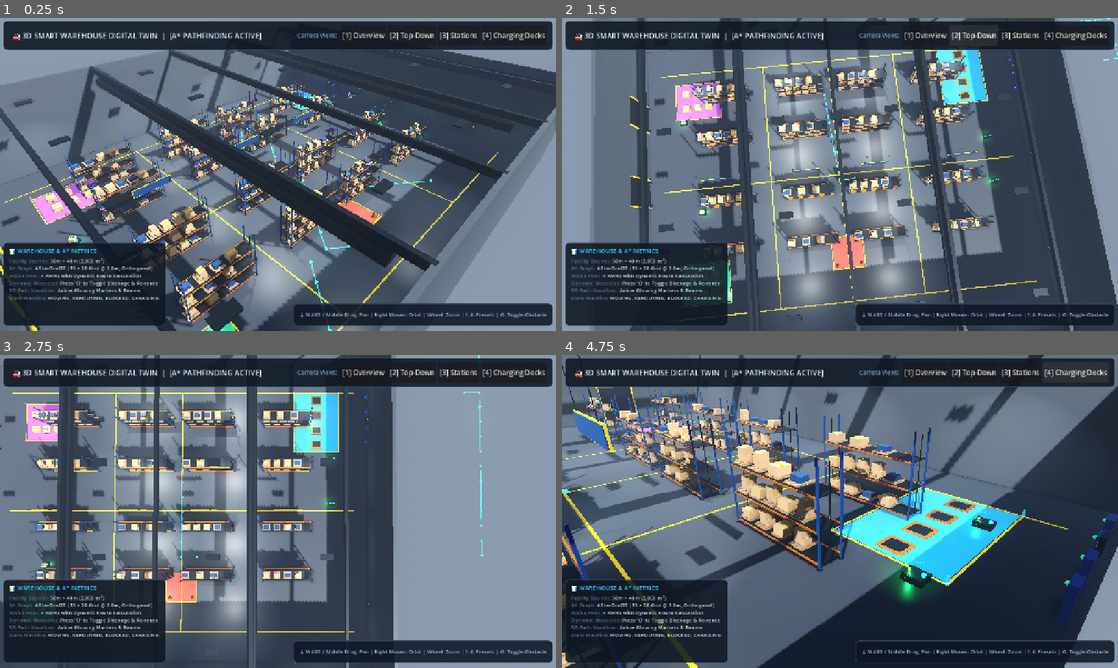
Above: before the commit, frames 1-4 (two rows, left to right).
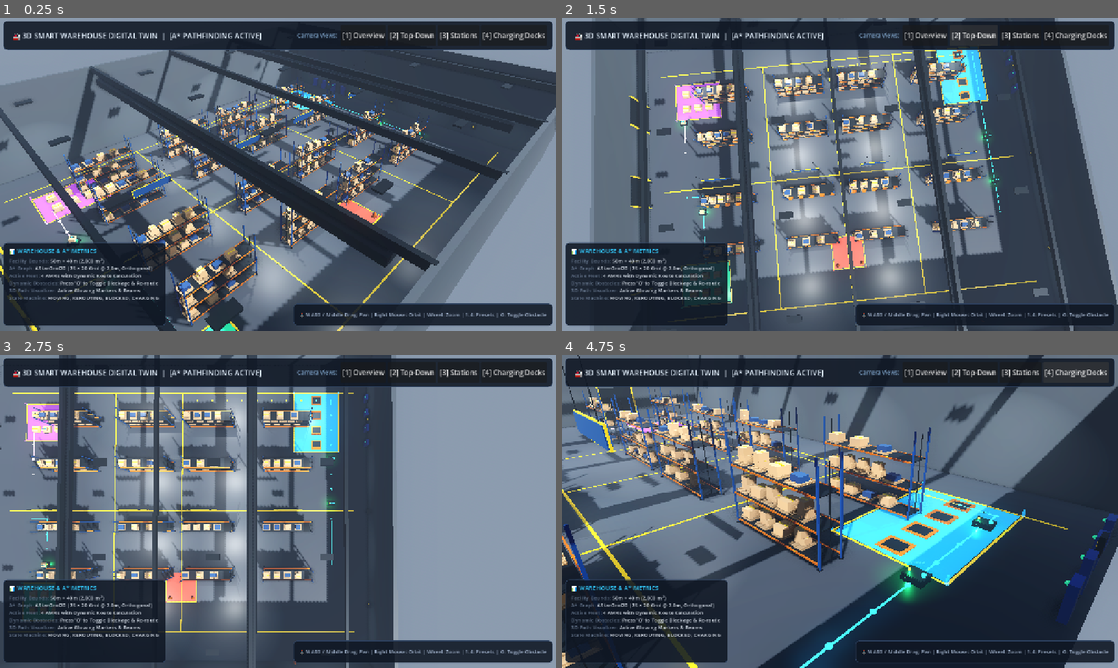
Above: after the commit, the same moments.

Repository: venkatengineer/sih
Game: Godot game, scene res://scenes/main.tscn
Same seed, same stepped clock (60 frames per second), same inputs: the game is played once before the commit and once after it.
Inputs (mouse positions are in pixels of both pictures, inside the frame that each line leads up to):
- Up to frame 1 (0.25 s): no input
- Up to frame 2 (1.5 s): click "[1] Overview" at 0.5 s; click "[2] Top-Down" at 1.25 s
- Up to frame 3 (2.75 s): tap Enter at 2 s; move the mouse to (400, 495) at 2.02 s; hold D from 2.03 s (still down); tap O at 2.1 s; click (400, 495) at 2.17 s
- Up to frame 4 (4.75 s): release D at 2.75 s; drag from (728, 527) to (812, 574) at 2.77 s; click "[3] Stations" at 3.5 s; click "[4] Charging Docks" at 4.25 s

The runs differ from the first frame. In frame 1, 0.2% of the frame differs, in the area x 9-78%, y 23-100%; in frame 2, 0.2%; in frame 3, 0.2%; in frame 4, 1.0%, in the area x 0-79%, y 22-100%.

Commit message:
Fix path visualizer top_level world transform positioning

Diff:
--- a/scripts/amr/amr_controller.gd
+++ b/scripts/amr/amr_controller.gd
@@ -14,6 +14,7 @@
 @export var turn_speed: float = 6.0
 @export var loop_waypoints: bool = false
 @export var show_debug_path: bool = true
+@export var path_color: Color = Color(0.1, 0.9, 0.55)
 
 var battery_level: float = 100.0
 var current_state: RobotState = RobotState.MOVING
@@ -40,10 +41,11 @@
 		grid_manager = main_scene.get_node_or_null("Navigation/GridManager")
 		pathfinder = main_scene.get_node_or_null("Navigation/AStarPathfinder")
 
-	# Setup 3D Path Visualizer dynamically
+	# Setup 3D Path Visualizer in global world space (top_level = true)
 	if visualizer_script:
 		path_visualizer = visualizer_script.new() as Node3D
-		path_visualizer.name = "PathVisualizer"
+		path_visualizer.name = "PathVisualizer_" + robot_id
+		path_visualizer.set("top_level", true) # Independent global world transform!
 		path_visualizer.set("is_enabled", show_debug_path)
 		add_child(path_visualizer)
 
@@ -63,7 +65,7 @@
 	if waypoints.size() > 0:
 		target_destination_world = waypoints[waypoints.size() - 1]
 	if path_visualizer and show_debug_path and path_visualizer.has_method("draw_path"):
-		path_visualizer.call("draw_path", waypoints, Color(0.1, 0.9, 0.55))
+		path_visualizer.call("draw_path", waypoints, path_color)
 
 func navigate_to_target(target_world_pos: Vector3) -> bool:
 	target_destination_world = target_world_pos
--- a/scripts/amr/fleet_manager.gd
+++ b/scripts/amr/fleet_manager.gd
@@ -6,7 +6,7 @@
 var pathfinder: Node3D = null
 
 var is_obstacle_active: bool = false
-var test_obstacle_cell: Vector2i = Vector2i(12, 10) # Cell at center corridor (0, 0, 0)
+var test_obstacle_cell: Vector2i = Vector2i(12, 10) # Central aisle cell at Vector3(0,0,0)
 
 func _ready() -> void:
 	var main_scene = get_tree().current_scene
@@ -21,7 +21,6 @@
 	spawn_initial_fleet()
 
 func spawn_initial_fleet() -> void:
-	# Get registered POI coordinates from GridManager
 	var pickup_pos = Vector3(-18, 0, 12)
 	var dropoff_pos = Vector3(-18, 0, -12)
 	var charging_pos = Vector3(18, 0, -12)
@@ -37,29 +36,30 @@
 		var c_list = grid_manager.call("get_charging_points") as Array
 		if c_list.size() > 0: charging_pos = c_list[0]
 
-	# 1. AMR-01: Dynamically calculates A* path to Pickup Station
-	var amr1 = _instantiate_amr("AMR-01", Vector3(-20, 0, 0), true)
+	# 1. AMR-01: Cyan Route -> Pickup Station
+	var amr1 = _instantiate_amr("AMR-01", Vector3(-20, 0, 0), true, Color(0.1, 0.9, 0.8))
 	amr1.set("current_task", "PICKUP_CARGO")
 	amr1.call("navigate_to_target", pickup_pos)
 
-	# 2. AMR-02: Dynamically calculates A* path to Dropoff Station
-	var amr2 = _instantiate_amr("AMR-02", Vector3(-20, 0, -6), true)
+	# 2. AMR-02: Purple Route -> Dropoff Station
+	var amr2 = _instantiate_amr("AMR-02", Vector3(-20, 0, -6), true, Color(0.75, 0.35, 0.95))
 	amr2.set("current_task", "DELIVER_DROPOFF")
 	amr2.call("navigate_to_target", dropoff_pos)
 
-	# 3. AMR-03: Dynamically calculates A* path to North Intersection
-	var amr3 = _instantiate_amr("AMR-03", Vector3(20, 0, 0), false)
+	# 3. AMR-03: Amber Route -> North Intersection
+	var amr3 = _instantiate_amr("AMR-03", Vector3(20, 0, 0), false, Color(0.95, 0.65, 0.1))
 	amr3.set("current_task", "PATROL_NORTH")
 	amr3.call("navigate_to_target", north_intersection)
 
-	# 4. AMR-04: Dynamically calculates A* path to Charging Station
-	var amr4 = _instantiate_amr("AMR-04", Vector3(20, 0, 6), false)
+	# 4. AMR-04: Blue Route -> Charging Dock
+	var amr4 = _instantiate_amr("AMR-04", Vector3(20, 0, 6), false, Color(0.1, 0.65, 1.0))
 	amr4.set("current_task", "RECHARGE")
 	amr4.call("navigate_to_target", charging_pos)
 
-func _instantiate_amr(id: String, spawn_pos: Vector3, carries_cargo: bool) -> Node3D:
+func _instantiate_amr(id: String, spawn_pos: Vector3, carries_cargo: bool, p_color: Color) -> Node3D:
 	var amr = amr_scene.instantiate() as Node3D
 	amr.set("robot_id", id)
+	amr.set("path_color", p_color)
 	amr.position = spawn_pos
 	add_child(amr)
 	if amr.has_method("set_has_cargo"):
--- a/scripts/path_visualizer.gd
+++ b/scripts/path_visualizer.gd
@@ -11,7 +11,8 @@
 	mat_marker.albedo_color = marker_color
 	mat_marker.emission_enabled = true
 	mat_marker.emission = marker_color
-	mat_marker.emission_energy_multiplier = 1.8
+	mat_marker.emission_energy_multiplier = 2.0
+	mat_marker.roughness = 0.2
 
 func draw_path(waypoints: Array[Vector3], color: Color = Color(0.1, 0.9, 0.55)) -> void:
 	clear_path()
@@ -23,17 +24,18 @@
 
 	for i in range(waypoints.size()):
 		var wp = waypoints[i]
-		# Node marker sphere
+		# Floor Node Marker Cylinder (flat on concrete floor)
 		var marker = MeshInstance3D.new()
-		var sphere = SphereMesh.new()
-		sphere.radius = 0.15
-		sphere.height = 0.3
-		marker.mesh = sphere
+		var cyl = CylinderMesh.new()
+		cyl.top_radius = 0.12
+		cyl.bottom_radius = 0.12
+		cyl.height = 0.04
+		marker.mesh = cyl
 		marker.material_override = mat_marker
-		marker.position = Vector3(wp.x, 0.08, wp.z)
+		marker.position = Vector3(wp.x, 0.04, wp.z)
 		add_child(marker)
 
-		# Connecting line segment to next waypoint
+		# Connecting floor beam to next waypoint
 		if i < waypoints.size() - 1:
 			var next_wp = waypoints[i + 1]
 			var mid_point = (wp + next_wp) * 0.5
@@ -41,12 +43,11 @@
 
 			var line = MeshInstance3D.new()
 			var box = BoxMesh.new()
-			box.size = Vector3(0.08, 0.04, dist)
+			box.size = Vector3(0.08, 0.03, dist)
 			line.mesh = box
 			line.material_override = mat_marker
-			line.position = Vector3(mid_point.x, 0.05, mid_point.z)
+			line.position = Vector3(mid_point.x, 0.035, mid_point.z)
 
-			# Orient line towards next waypoint
 			var dir = (next_wp - wp).normalized()
 			if dir.length_squared() > 0.001:
 				var angle = atan2(dir.x, dir.z)
Not shown, added: scripts/astar_pathfinder.gd.uid
Not shown, added: scripts/path_visualizer.gd.uid
